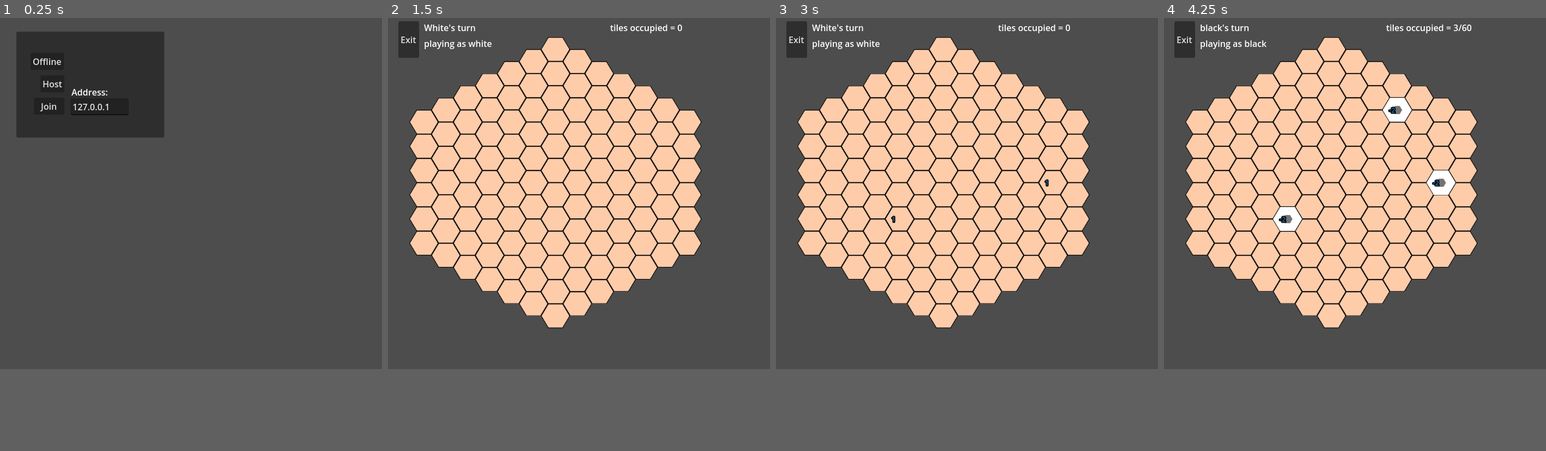
Above: before the commit, frames 1-4 (left to right).
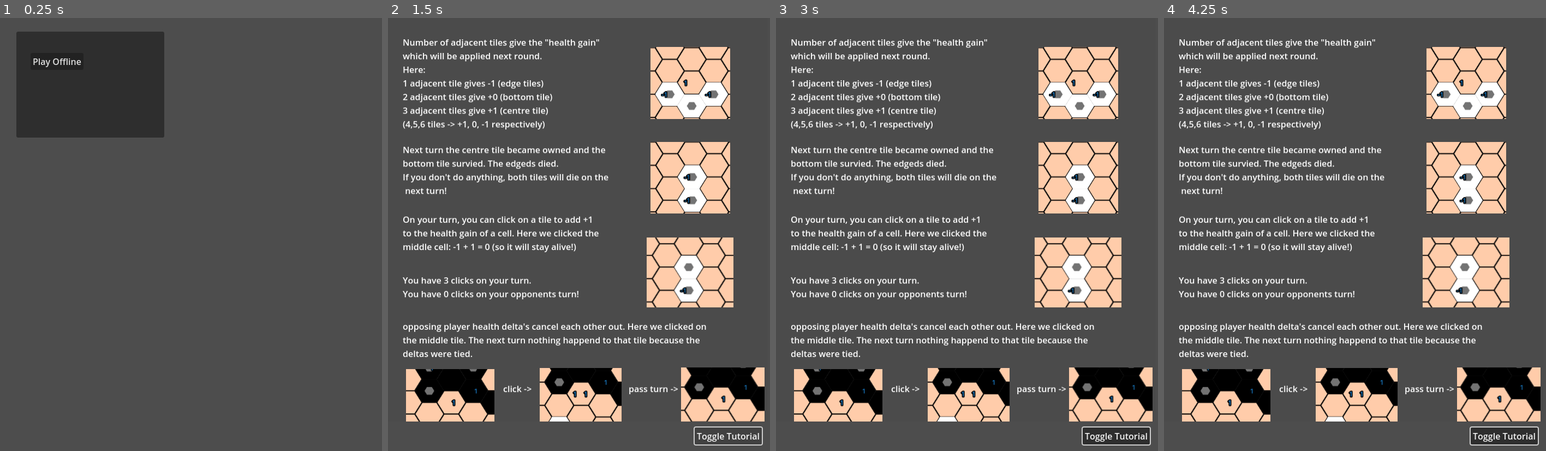
Above: after the commit, the same moments.

Repository: phi168/creepagons
Game: Godot game, scene res://lobby.tscn
Same seed, same stepped clock (60 frames per second), same inputs: the game is played once before the commit and once after it.
Inputs (mouse positions are in pixels of both pictures, inside the frame that each line leads up to):
- Up to frame 1 (0.25 s): no input
- Up to frame 2 (1.5 s): click "Offline" (after the commit: "Play Offline") at 0.5 s; click (727, 355) at 1.25 s, where only the run after the commit has a clickable "Toggle Tutorial"
- Up to frame 3 (3 s): move the mouse to (1051, 173) at 2.02 s; click (1051, 173) at 2.17 s; move the mouse to (890, 208) at 2.77 s; click (890, 208) at 2.92 s
- Up to frame 4 (4.25 s): move the mouse to (1393, 113) at 3.52 s; click (1393, 113) at 3.67 s
The window is 700x650 before the commit and 700x800 after it. Grey fills any space a smaller window leaves; there, only what the larger window draws over its background counts as a difference.

The runs differ from the first frame. In frame 1, 0.3% of the frame differs, in the area x 8-34%, y 9-23%; in frame 2, 53%; in frame 3, 54%; in frame 4, 54%, in the area x 2-99%, y 0-99%.

Commit message:
Add tutorial

Diff:
--- a/project/creepagons.tscn
+++ b/project/creepagons.tscn
@@ -1,9 +1,10 @@
-[gd_scene load_steps=5 format=3 uid="uid://cek4r8pfo1uhm"]
+[gd_scene load_steps=6 format=3 uid="uid://cek4r8pfo1uhm"]
 
 [ext_resource type="Script" path="res://logic/creepagons.gd" id="1_7w21x"]
 [ext_resource type="PackedScene" uid="uid://ytcphuftxiuo" path="res://tile_map.tscn" id="1_c525g"]
 [ext_resource type="PackedScene" uid="uid://dv1rqj0h7gqfy" path="res://game_engine.tscn" id="2_p5iws"]
 [ext_resource type="Script" path="res://logic/hex_piece_logic.gd" id="4_7164l"]
+[ext_resource type="PackedScene" uid="uid://cfmefnc3fyvf3" path="res://tutorial.tscn" id="5_hrby2"]
 
 [node name="Creepagons" type="Node2D"]
 script = ExtResource("1_7w21x")
@@ -54,6 +55,8 @@
 offset_bottom = 65.0
 text = "WINNER"
 
+[node name="Tutorial" parent="." instance=ExtResource("5_hrby2")]
+
 [connection signal="cell_clicked" from="GameBoard" to="." method="_on_cell_clicked"]
 [connection signal="pressed" from="ExitButton" to="." method="_on_exit_button_pressed"]
 [connection signal="pressed" from="ExitButton" to="GameBoard" method="_on_exit_button_pressed"]
--- a/project/lobby.tscn
+++ b/project/lobby.tscn
@@ -17,6 +17,7 @@
 script = ExtResource("1_emrbm")
 
 [node name="Address" type="LineEdit" parent="LobbyPanel"]
+visible = false
 layout_mode = 0
 offset_left = 99.0
 offset_top = 122.0
@@ -25,6 +26,7 @@
 text = "127.0.0.1"
 
 [node name="AddressLabel" type="Label" parent="LobbyPanel"]
+visible = false
 layout_mode = 0
 offset_left = 101.0
 offset_top = 99.0
@@ -33,6 +35,7 @@
 text = "Address:"
 
 [node name="StatusOk" type="Label" parent="LobbyPanel"]
+visible = false
 layout_mode = 0
 offset_left = 95.0
 offset_top = 87.0
@@ -40,6 +43,7 @@
 offset_bottom = 110.0
 
 [node name="StatusFail" type="Label" parent="LobbyPanel"]
+visible = false
 layout_mode = 0
 offset_left = 101.0
 offset_top = 89.0
@@ -47,6 +51,7 @@
 offset_bottom = 112.0
 
 [node name="JoinButton" type="Button" parent="LobbyPanel"]
+visible = false
 layout_mode = 0
 offset_left = 32.0
 offset_top = 121.0
@@ -55,6 +60,7 @@
 text = "Join"
 
 [node name="HostButton" type="Button" parent="LobbyPanel"]
+visible = false
 layout_mode = 0
 offset_left = 44.0
 offset_top = 80.0
@@ -68,7 +74,7 @@
 offset_top = 39.0
 offset_right = 87.0
 offset_bottom = 70.0
-text = "Offline"
+text = "Play Offline"
 
 [connection signal="pressed" from="LobbyPanel/JoinButton" to="LobbyPanel" method="_on_join_button_pressed"]
 [connection signal="pressed" from="LobbyPanel/HostButton" to="LobbyPanel" method="_on_host_button_pressed"]
--- /dev/null
+++ b/project/logic/tutorial_panel.gd
@@ -0,0 +1,18 @@
+extends Panel
+
+
+# Called when the node enters the scene tree for the first time.
+func _ready():
+	pass # Replace with function body.
+
+
+# Called every frame. 'delta' is the elapsed time since the previous frame.
+func _process(delta):
+	pass
+
+
+func _on_button_pressed():
+	if visible:
+		visible = false
+	else:
+		visible = true
--- a/project/project.godot
+++ b/project/project.godot
@@ -18,4 +18,4 @@
 [display]
 
 window/size/viewport_width=700
-window/size/viewport_height=650
+window/size/viewport_height=800
--- /dev/null
+++ b/project/tutorial.tscn
@@ -0,0 +1,122 @@
+[gd_scene load_steps=9 format=3 uid="uid://cfmefnc3fyvf3"]
+
+[ext_resource type="Script" path="res://logic/tutorial_panel.gd" id="1_j3bb3"]
+[ext_resource type="Texture2D" uid="uid://dto4ttx1ny1k7" path="res://1.png" id="2_q2msp"]
+[ext_resource type="Texture2D" uid="uid://b21t2ld5ducjb" path="res://2.png" id="3_jlxwh"]
+[ext_resource type="Texture2D" uid="uid://bh1rsavexrifq" path="res://3.png" id="4_m3upx"]
+[ext_resource type="Texture2D" uid="uid://ryvjtv6alhvl" path="res://5.png" id="5_ogs65"]
+[ext_resource type="Texture2D" uid="uid://df7jfwb30sibi" path="res://6.png" id="6_02viw"]
+[ext_resource type="Texture2D" uid="uid://djhsvlu33lltn" path="res://7.png" id="7_0oqlu"]
+
+[sub_resource type="StyleBoxFlat" id="StyleBoxFlat_bk36y"]
+bg_color = Color(0.295867, 0.295867, 0.295866, 1)
+
+[node name="Tutorial" type="Node2D"]
+
+[node name="TutorialPanel" type="Panel" parent="."]
+visible = false
+clip_children = 2
+offset_right = 695.0
+offset_bottom = 777.0
+scale = Vector2(1, 0.96)
+theme_override_styles/panel = SubResource("StyleBoxFlat_bk36y")
+script = ExtResource("1_j3bb3")
+
+[node name="1" type="Sprite2D" parent="TutorialPanel"]
+position = Vector2(554, 131)
+texture = ExtResource("2_q2msp")
+
+[node name="2" type="Sprite2D" parent="TutorialPanel"]
+position = Vector2(554, 312)
+texture = ExtResource("3_jlxwh")
+
+[node name="3" type="Sprite2D" parent="TutorialPanel"]
+position = Vector2(554, 493)
+texture = ExtResource("4_m3upx")
+
+[node name="5" type="Sprite2D" parent="TutorialPanel"]
+position = Vector2(114, 748)
+texture = ExtResource("5_ogs65")
+
+[node name="6" type="Sprite2D" parent="TutorialPanel"]
+position = Vector2(353, 726)
+texture = ExtResource("6_02viw")
+
+[node name="7" type="Sprite2D" parent="TutorialPanel"]
+position = Vector2(614, 726)
+texture = ExtResource("7_0oqlu")
+
+[node name="Label" type="Label" parent="TutorialPanel"]
+offset_left = 27.0
+offset_top = 42.0
+offset_right = 395.0
+offset_bottom = 247.0
+text = "Number of adjacent tiles give the \"health gain\"
+which will be applied next round.
+Here:
+1 adjacent tile gives -1 (edge tiles)
+2 adjacent tiles give +0 (bottom tile)
+3 adjacent tiles give +1 (centre tile)
+(4,5,6 tiles -> +1, 0, -1 respectively)
+
+
+"
+
+[node name="Label2" type="Label" parent="TutorialPanel"]
+offset_left = 27.0
+offset_top = 247.0
+offset_right = 485.0
+offset_bottom = 322.0
+text = "Next turn the centre tile became owned and the
+bottom tile survied. The edgeds died.
+If you don't do anything, both tiles will die on the
+ next turn!"
+
+[node name="Label3" type="Label" parent="TutorialPanel"]
+offset_left = 27.0
+offset_top = 380.0
+offset_right = 441.0
+offset_bottom = 455.0
+text = "On your turn, you can click on a tile to add +1
+to the health gain of a cell. Here we clicked the
+middle cell: -1 + 1 = 0 (so it will stay alive!)"
+
+[node name="Label4" type="Label" parent="TutorialPanel"]
+offset_left = 441.0
+offset_top = 703.0
+offset_right = 532.0
+offset_bottom = 726.0
+text = "pass turn ->"
+
+[node name="Label5" type="Label" parent="TutorialPanel"]
+offset_left = 211.0
+offset_top = 703.0
+offset_right = 264.0
+offset_bottom = 726.0
+text = "click ->"
+
+[node name="Label6" type="Label" parent="TutorialPanel"]
+offset_left = 27.0
+offset_top = 584.0
+offset_right = 622.0
+offset_bottom = 659.0
+text = "opposing player health delta's cancel each other out. Here we clicked on
+the middle tile. The next turn nothing happend to that tile because the
+deltas were tied."
+
+[node name="Label7" type="Label" parent="TutorialPanel"]
+offset_left = 27.0
+offset_top = 496.0
+offset_right = 441.0
+offset_bottom = 571.0
+text = "You have 3 clicks on your turn.
+You have 0 clicks on your opponents turn!"
+
+[node name="Button" type="Button" parent="."]
+offset_left = 562.0
+offset_top = 757.0
+offset_right = 685.0
+offset_bottom = 788.0
+text = "Toggle Tutorial"
+
+[connection signal="pressed" from="Button" to="TutorialPanel" method="_on_button_pressed"]
Binary file added: project/1.png
Not shown, added: project/1.png.import
Binary file added: project/2.png
Not shown, added: project/2.png.import
Binary file added: project/3.png
Not shown, added: project/3.png.import
Binary file added: project/4.png
Not shown, added: project/4.png.import
Binary file added: project/5.png
Not shown, added: project/5.png.import
Binary file added: project/6.png
Not shown, added: project/6.png.import
(and 4 more such lines)
